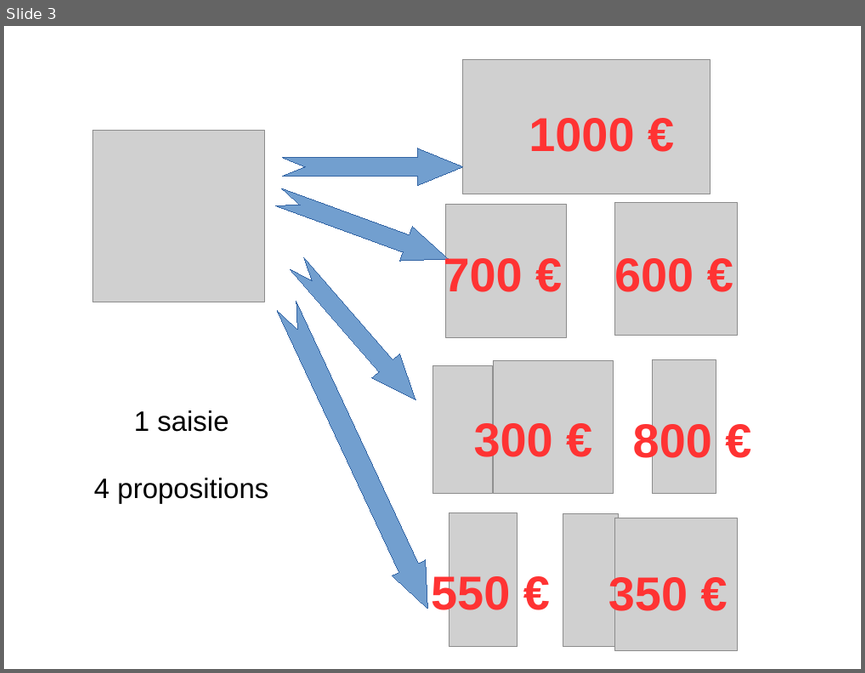
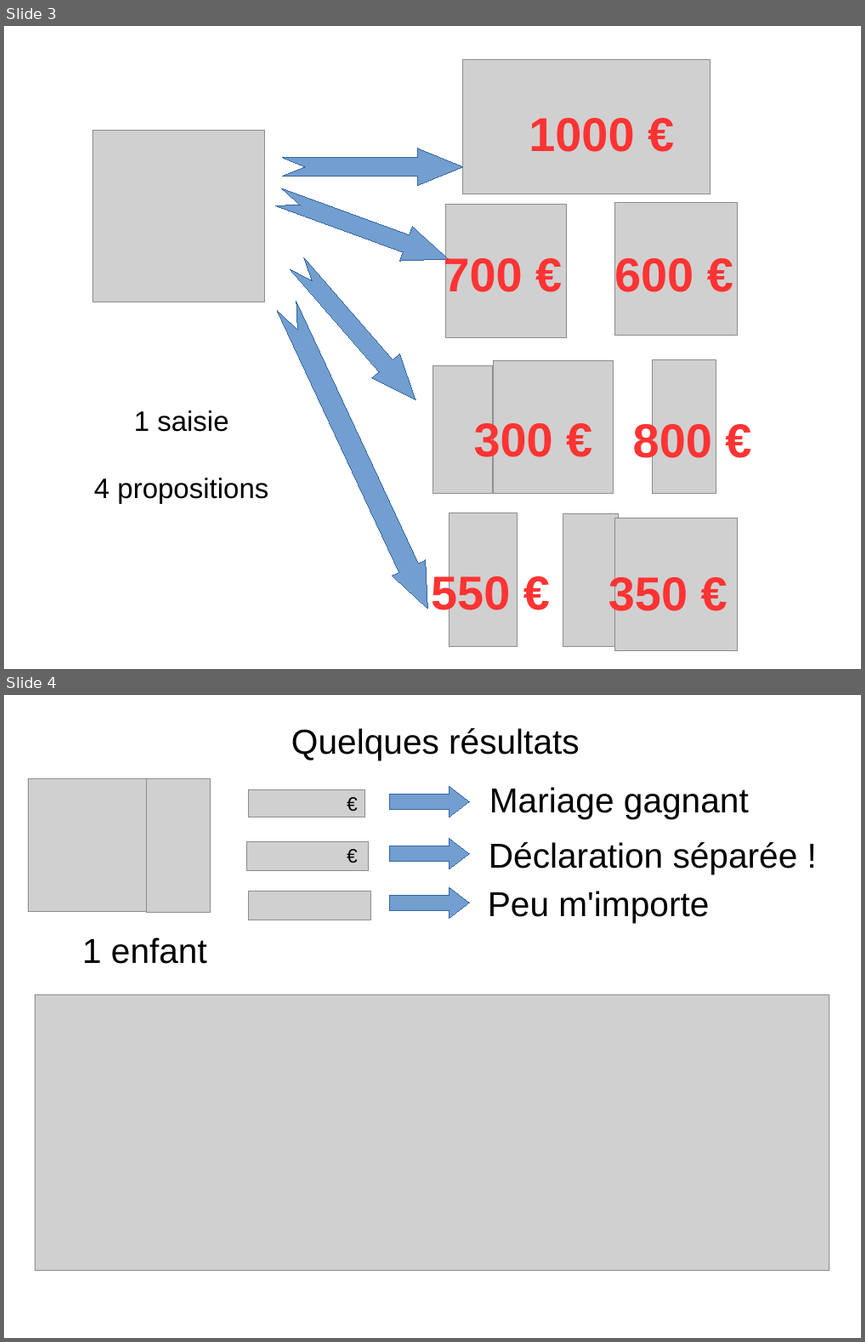
Before and after one commit to julien2512/calculette-impots-web-api, a slide deck: Hackathon-CodeImpot-declarationcommunequestcequejygagne.odp. Shown one above the other, each under a label of ours: slide 3 before the commit, slides 3 and 4 after it. The pictures are 865x673 and 865x1342 pixels, drawn with LibreOffice and Linux fonts; fonts in the diff are those of the drawing; grey boxes stand for pictures; background and template pictures are left out. Boxes give left, top, right and bottom in pixels: in the first picture for what was removed or moved away, otherwise in the second. Text is boxed around its words. In the diff, an @@ line names an element or a change of style, - is before the commit and + after.

```diff
--- a/Hackathon-CodeImpot-declarationcommunequestcequejygagne.odp
+++ b/Hackathon-CodeImpot-declarationcommunequestcequejygagne.odp
@@ slide 4 added at (4, 695, 861, 1338), background picture (left out) @@
@@ text added at (291, 728, 579, 760), 32 pt, text #000000 @@
+Quelques résultats
@@ picture added at (28, 778, 148, 911) @@
@@ picture added at (147, 778, 211, 912) @@
@@ picture added at (249, 790, 365, 817) @@
@@ text added at (339, 789, 365, 818), 18 pt, text #000000 @@
+€
@@ right arrow added at (390, 786, 469, 817), fill #729FCF, outline #3465A4 0 pt @@
@@ text added at (489, 787, 749, 819), 32 pt, text #000000 @@
+Mariage gagnant
@@ picture added at (247, 842, 369, 871) @@
@@ text added at (339, 840, 365, 870), 18 pt, text #000000 @@
+€
@@ right arrow added at (390, 838, 469, 868), fill #729FCF, outline #3465A4 0 pt @@
@@ text added at (488, 842, 798, 873), 32 pt, text #000000 @@
+Déclaration séparée !
@@ picture added at (249, 891, 371, 919) @@
@@ right arrow added at (390, 887, 469, 918), fill #729FCF, outline #3465A4 0 pt @@
@@ text added at (488, 891, 709, 923), 32 pt, text #000000 @@
+Peu m'importe
@@ text added at (82, 937, 207, 964), 32 pt, text #000000 @@
+1 enfant
@@ picture added at (35, 995, 828, 1270) @@
```
Also in this commit, not shown: 1 slide changed, 2 other slides added, 3 slides removed, 2 other files.
